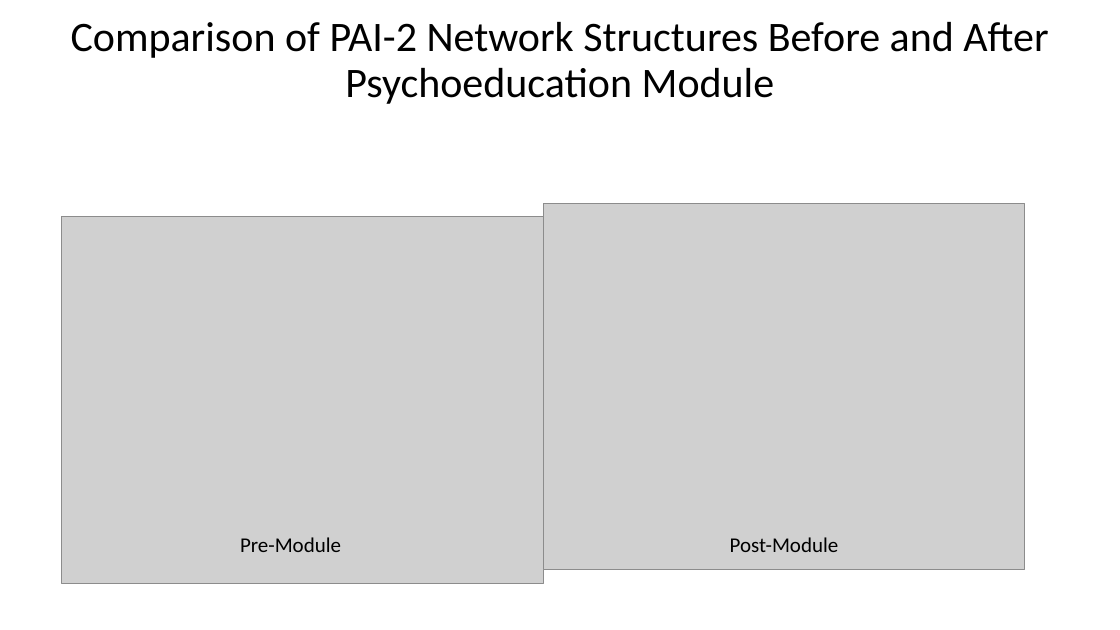
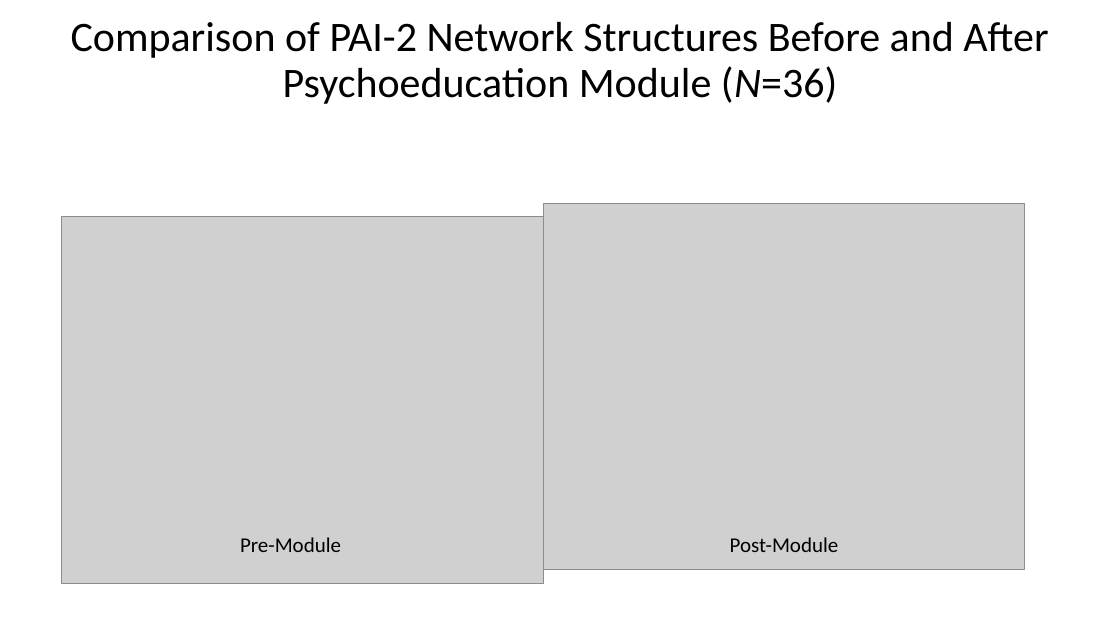
Before and after one commit to nchoukas/panicxrainfrog, a slide deck: slide 12 of PanicModelxRF_prelim_analyses.pptx (slide 11 before the commit). Drawn at 1120x630 pixels with LibreOffice and Linux fonts; fonts in the diff are those of the drawing; grey boxes stand for pictures. Boxes give left, top, right and bottom in pixels: in the first picture for what was removed or moved away, otherwise in the second. Text is boxed around its words. In the diff, an @@ line names an element or a change of style, - is before the commit and + after.

```diff
--- a/PanicModelxRF_prelim_analyses.pptx
+++ b/PanicModelxRF_prelim_analyses.pptx
@@ title at <box>71,22,1048,104</box>: text changed @@
-Comparison of PAI-2 Network Structures Before and After Psychoeducation Module
+Comparison of PAI-2 Network Structures Before and After Psychoeducation Module (N=36)
```
Also in this commit, not shown: 6 other slides changed, 1 slide added, 5 other files.
